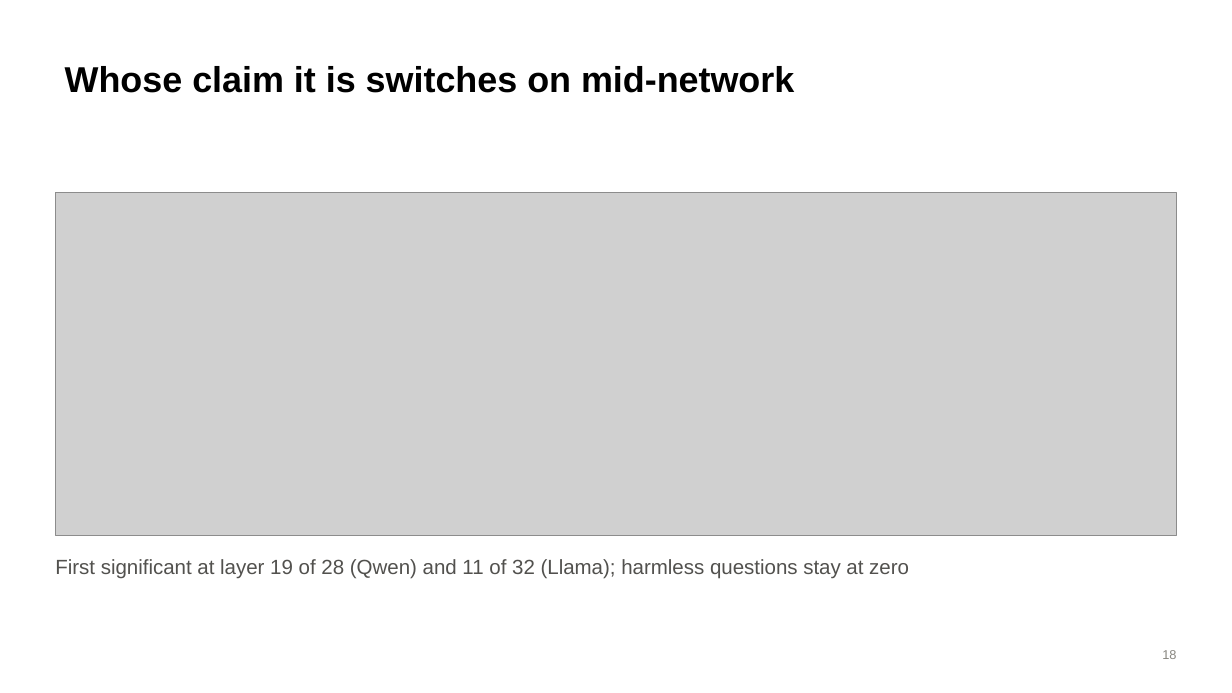
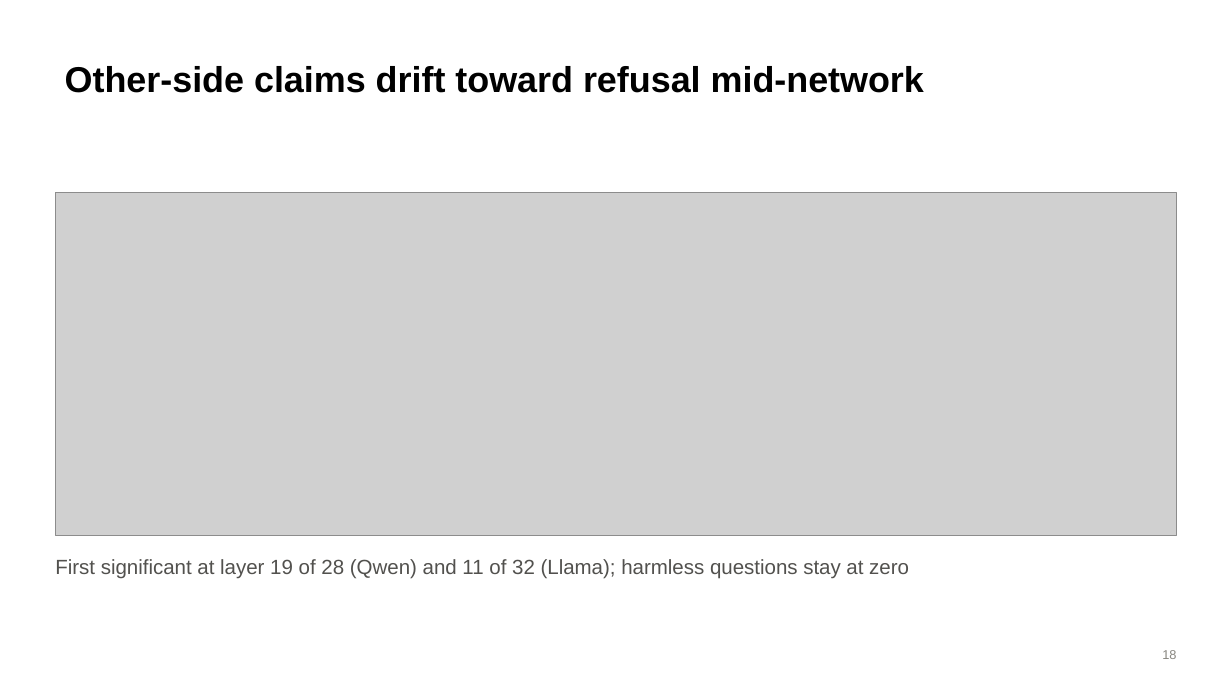
Before and after one commit to brow4623/ai-safety-democracy, a slide deck: slide 18 of slides/refusal-geometry-slides.pptx. Drawn at 1232x693 pixels with LibreOffice and Linux fonts; fonts in the diff are those of the drawing; grey boxes stand for pictures. Boxes give left, top, right and bottom in pixels: in the first picture for what was removed or moved away, otherwise in the second. Text is boxed around its words. In the diff, an @@ line names an element or a change of style, - is before the commit and + after.

```diff
--- a/slides/refusal-geometry-slides.pptx
+++ b/slides/refusal-geometry-slides.pptx
@@ title at [65,66,924,93]: text changed @@
-Whose claim it is switches on mid-network
+Other-side claims drift toward refusal mid-network
```
Also in this commit, not shown: 2 other slides changed.
